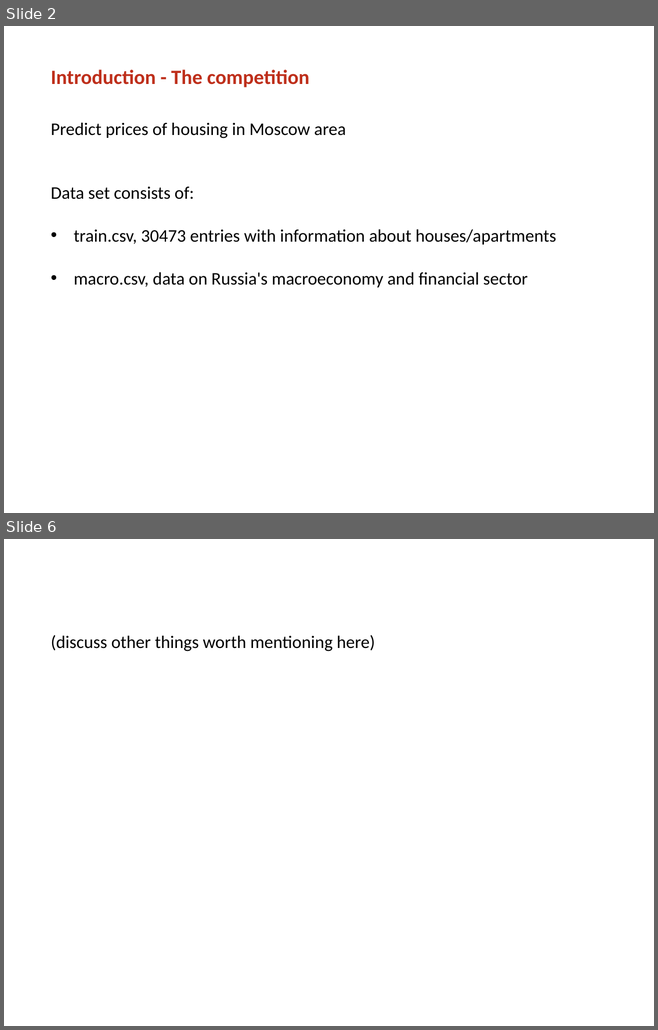
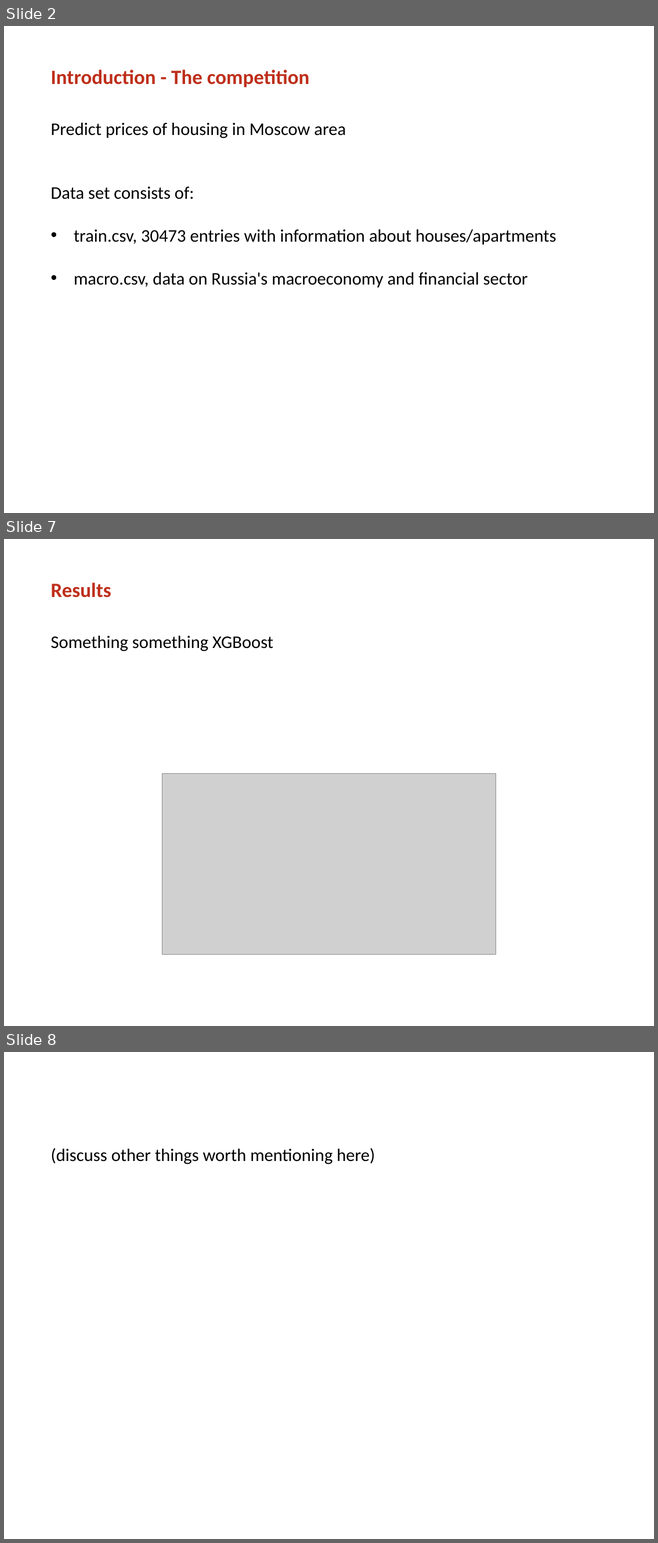
Before and after one commit to mrngm/Classified, a slide deck: presentatie/Classified_MLiP_final_presentation_2.pptx. Shown one above the other, each under a label of ours: slides 2 and 6 before the commit, slides 2, 7 and 8 after it; the slides between them are not shown. The pictures are 658x1030 and 658x1543 pixels, drawn with LibreOffice and Linux fonts; fonts in the diff are those of the drawing; grey boxes stand for pictures; background and template pictures are left out. Boxes give left, top, right and bottom in pixels: in the first picture for what was removed or moved away, otherwise in the second. Text is boxed around its words. In the diff, an @@ line names an element or a change of style, - is before the commit and + after.

Commit message:
Added some images, part about methods

```diff
--- a/presentatie/Classified_MLiP_final_presentation_2.pptx
+++ b/presentatie/Classified_MLiP_final_presentation_2.pptx
@@ slide 7 added at [4,539,654,1026], background picture (left out) @@
@@ title added at [51,583,111,598], 32 pt, text #BE2E1A, bold @@
+Results
@@ text added at [51,635,273,652], 28 pt, text #000000 @@
+Something something XGBoost
@@ picture added at [162,774,495,955] @@
@@ what was slide 6 is now slide 8 @@
```
Also in this commit, not shown: 1 slide changed, 3 other slides added, 2 slides removed.
